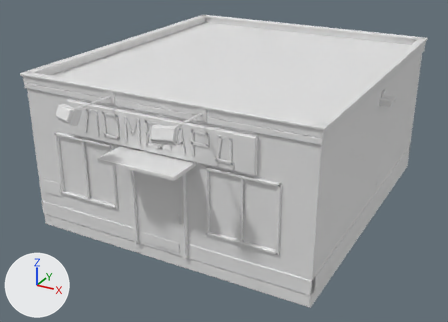
Before and after pictures for a commit that changed the Blender file ArtSource/Pawnshop/Blender/PawnshopExterior3D.blend.
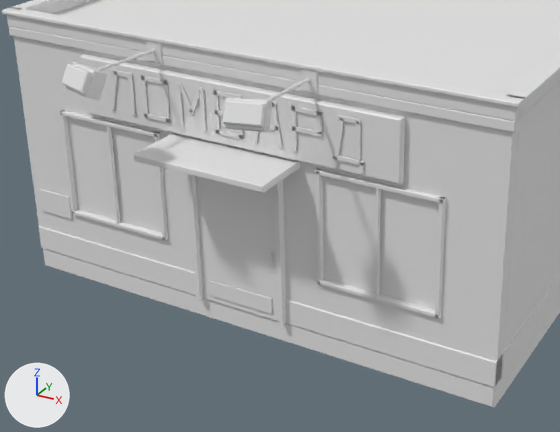
Each version is shown whole from a 50 mm lens placed at (7.86, -15.55, 8.34), pointed at (-0.08, -1.12, 1.13), then close up on the part from 4% to 78% of the width and 21% to 100% of the height. Lighting does not change. The marker at lower left points along +X, +Y and +Z. The last two pictures show the newer version.

In view in the first close-up: 'PART_Canopy', 'PART_DoorLeaf', 'PART_Foundation', 'PART_FrontWall', 'PART_Parapet', 'PART_Plinth', 'PART_Roof', 'PART_RoofCap', 'PART_SideWalls', 'PART_SignField', 'PART_WindowGlass0', 'PART_WindowGlass1' and 11 more.
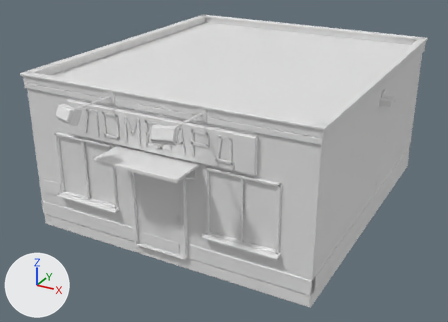
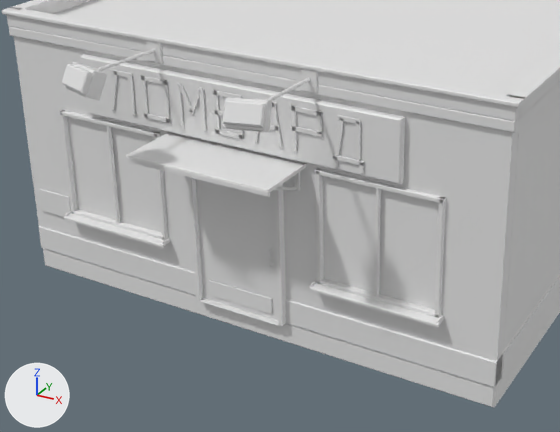
Location of each change, (x1, y1, x2, y2) in pixels of the close-ups (560 x 432 px; the box of a moved part takes in the faces that stretch with it):
'PART_Canopy', reshaped (9% wider, 8% taller)
    before: (134, 133, 300, 193)
    after: (126, 132, 307, 197)
'PART_FoldedWindowSills', added
    after: (64, 211, 444, 327)
'PART_Threshold', added
    after: (200, 298, 279, 326)
part 1 of me_part_canopy_mesh_001, moved or reshaped
    before: (134, 133, 300, 193)
    after: (126, 132, 307, 193)
part 2 of me_part_canopy_mesh_001, added
    after: (126, 156, 270, 197)
part 3 of me_part_canopy_mesh_001, moved or reshaped
    before: (275, 182, 280, 191)
    after: (292, 172, 300, 191)

The edits, one by one:
me_part_canopy_mesh_001 is used by ob_part_canopy; parent ob_root_pawnshopexterior3d; location (0.0, 0.0, 0.0).
me_part_canopy_mesh_001 had 48 vertices, 42 faces and spanned x -1.05..1.05, y -5.42..-4.4, z 2.22..2.64.
me_part_canopy_mesh_001 now has 192 vertices, 144 faces and spans x -1.15..1.15, y -5.45..-4.43, z 2.2..2.62.
me_part_canopy_mesh_001 part 1: the loose piece of 16 vertices spanning x -1.05..1.05, y -5.42..-4.4, z 2.54..2.64 is scaled about its middle by (1.1, 1, 0.48), then moved by (0.0, -0.03, 0.0).
me_part_canopy_mesh_001 part 2: the loose piece of 16 vertices spanning x -1.05..1.05, y -5.42..-4.4, z 2.54..2.64 is copied, and the copy is scaled about its middle by (1.1, 0.0255, 0.82), then moved by (0.0, -0.53, -0.03); it spans x -1.15..1.15, y -5.45..-5.42, z 2.52..2.6.
me_part_canopy_mesh_001 part 3: the loose piece of 16 vertices spanning x 0.77..0.83, y -4.73..-4.67, z 2.22..2.58 is scaled about its middle by (2.2, 0.727, 1.13), then moved by (0.19, 0.19, 0.0).
Other edits to the shape of me_part_canopy_mesh_001 do not show in these pictures.
Mesh me_part_foldedwindowsills_mesh_001 is new.
It has 128 vertices, 112 faces and spans x -3.23..3.23, y -4.69..-4.42, z 0.79..0.87.
Mesh me_part_threshold_mesh_001 is new.
It has 80 vertices, 70 faces and spans x -0.695..0.695, y -4.63..-4.37, z 0.0..0.016.
Object 'PART_FoldedWindowSills' (ob_part_foldedwindowsills) is new; it shows me_part_foldedwindowsills_mesh_001.
Its parent is ob_root_pawnshopexterior3d.
Its location is (0.0, 0.0, 0.0).
Object 'PART_Threshold' (ob_part_threshold) is new; it shows me_part_threshold_mesh_001.
Its parent is ob_root_pawnshopexterior3d.
Its location is (0.0, 0.0, 0.0).
